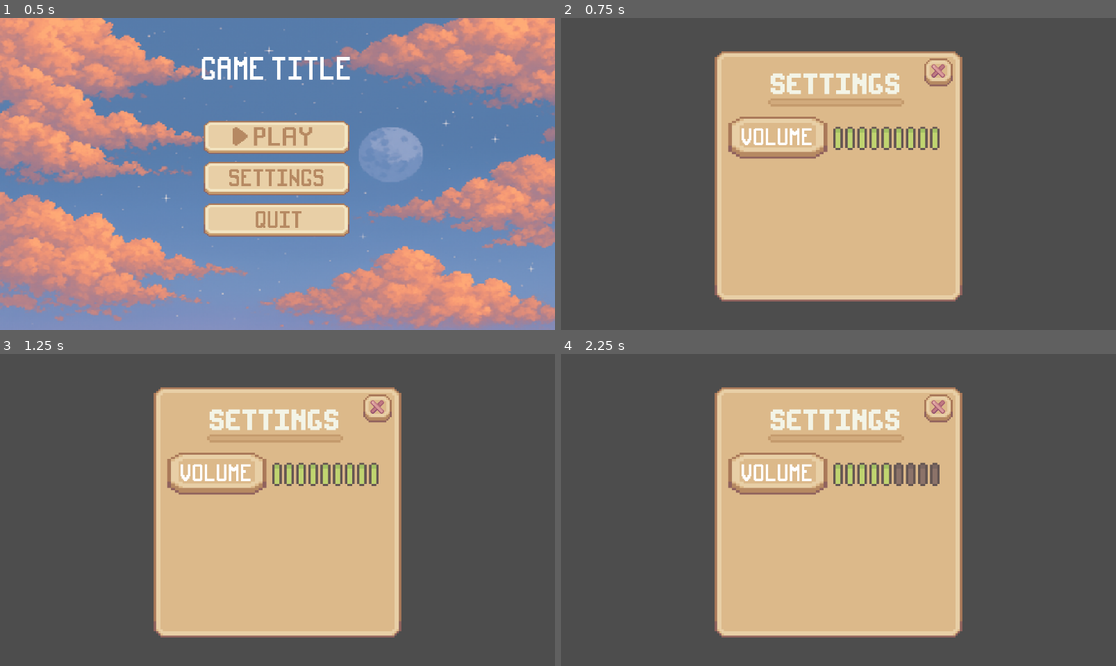
Above: before the commit, frames 1-4 (two rows, left to right).
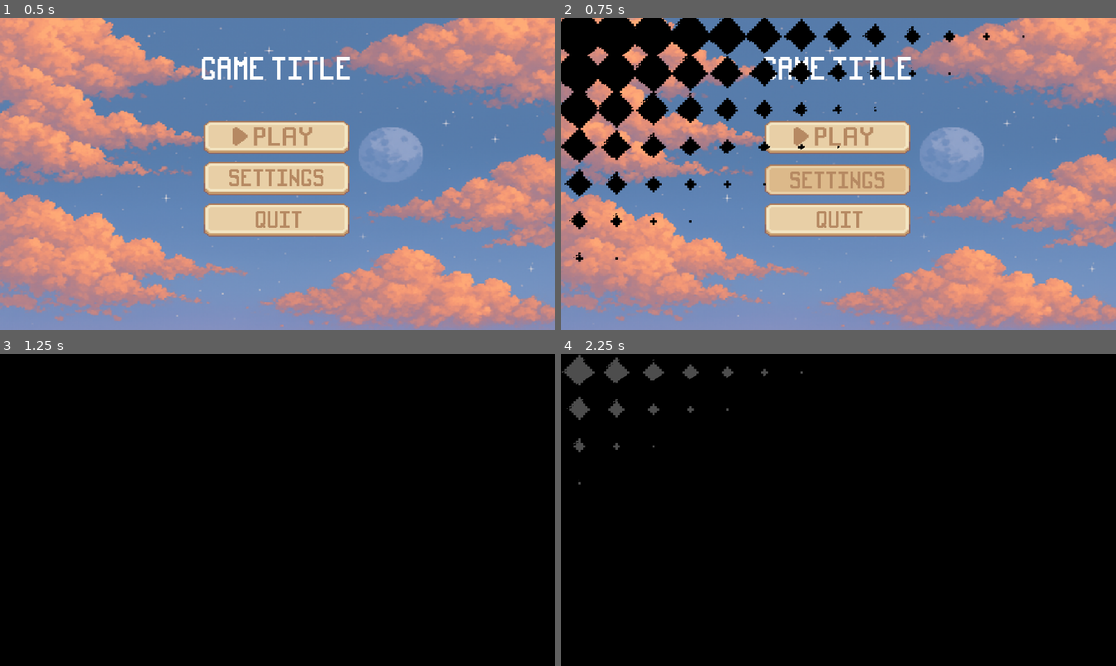
Above: after the commit, the same moments.

Repository: seahjiale/Austeria
Game: Godot game, scene res://Assets/Scenes/MainMenu/main_menu.tscn
The game is run twice, just before and just after one commit, with the same random seed, the same clock (stepped at 60 frames per second) and the same inputs. This scene is started directly instead of the project's main scene.
Inputs (mouse positions are in pixels of both pictures, inside the frame that each line leads up to):
- Up to frame 1 (0.5 s): no input
- Up to frame 2 (0.75 s): click "Settings" at 0.5 s
- Up to frame 3 (1.25 s): no input
- Up to frame 4 (2.25 s): click (838, 475) at 1.27 s; drag from (888, 472) to (894, 441) at 2.02 s

Frame 1 is identical in both runs. In frame 2, 98% of the frame differs, in the area x 0-100%, y 0-100%; in frame 3, 100%; in frame 4, 99%.

Commit message:
fixed transition scene layer

Diff:
--- a/Assets/Scenes/MainMenu/main_menu.tscn
+++ b/Assets/Scenes/MainMenu/main_menu.tscn
@@ -6,7 +6,6 @@
 [ext_resource type="Texture2D" uid="uid://clr5f1087u0s" path="res://Assets/Sprites/game_menu_sprites/SpriteSheets/UI Big Play Button.png" id="3_p1k0d"]
 [ext_resource type="Script" uid="uid://hw3mnnk28aom" path="res://Assets/Scripts/settings_button.gd" id="4_5bods"]
 [ext_resource type="Script" uid="uid://byj4m7u3m6tvr" path="res://Assets/Scripts/quit_button.gd" id="5_7v3ns"]
-[ext_resource type="Script" uid="uid://bo5nig1n2h5vq" path="res://Assets/Scripts/play_button.gd" id="5_p1k0d"]
 
 [sub_resource type="StyleBoxTexture" id="StyleBoxTexture_fadmi"]
 texture = ExtResource("1_yjd2g")
@@ -92,7 +91,6 @@
 texture_hover = SubResource("AtlasTexture_6qsvb")
 ignore_texture_size = true
 stretch_mode = 0
-script = ExtResource("5_p1k0d")
 
 [node name="SettingsButton" type="TextureButton" parent="VBoxContainer" unique_id=308587477]
 custom_minimum_size = Vector2(50, 50)
@@ -151,7 +149,9 @@
 horizontal_alignment = 1
 vertical_alignment = 1
 
+[connection signal="pressed" from="VBoxContainer/PlayButton" to="." method="_on_play_button_pressed"]
 [connection signal="mouse_entered" from="VBoxContainer/SettingsButton" to="VBoxContainer/SettingsButton" method="_on_mouse_entered"]
 [connection signal="mouse_exited" from="VBoxContainer/SettingsButton" to="VBoxContainer/SettingsButton" method="_on_mouse_exited"]
+[connection signal="pressed" from="VBoxContainer/SettingsButton" to="." method="_on_settings_button_pressed"]
 [connection signal="mouse_entered" from="VBoxContainer/QuitButton" to="VBoxContainer/QuitButton" method="_on_mouse_entered"]
 [connection signal="mouse_exited" from="VBoxContainer/QuitButton" to="VBoxContainer/QuitButton" method="_on_mouse_exited"]
--- /dev/null
+++ b/Assets/Scenes/transition_layer.tscn
@@ -0,0 +1,24 @@
+[gd_scene format=3 uid="uid://duaxdyb2gsork"]
+
+[ext_resource type="Script" uid="uid://cmx7byktvni6q" path="res://Assets/Scripts/transition_layer.gd" id="1_ym7il"]
+[ext_resource type="Shader" uid="uid://cido5paw0c73c" path="res://Assets/Shaders/diamond_transition.gdshader" id="2_5o6od"]
+
+[sub_resource type="ShaderMaterial" id="ShaderMaterial_uro0b"]
+shader = ExtResource("2_5o6od")
+shader_parameter/progress = 0.0
+shader_parameter/reverse = true
+shader_parameter/numberOfTiles = Vector2(15, 8.4375)
+shader_parameter/pixelsPrTile = Vector2(16, 16)
+
+[node name="TransitionLayer" type="CanvasLayer" unique_id=2140297587]
+script = ExtResource("1_ym7il")
+
+[node name="ColorRect" type="ColorRect" parent="." unique_id=1273104787]
+material = SubResource("ShaderMaterial_uro0b")
+anchors_preset = 15
+anchor_right = 1.0
+anchor_bottom = 1.0
+grow_horizontal = 2
+grow_vertical = 2
+mouse_filter = 2
+color = Color(0, 0, 0, 1)
--- a/Assets/Scripts/back_button.gd
+++ b/Assets/Scripts/back_button.gd
@@ -9,4 +9,4 @@
 	icon.position.y -= 5
 
 func _pressed():
-	get_tree().change_scene_to_file("res://Assets/Scenes/MainMenu/main_menu.tscn")
+	SceneTransition.transition_to("res://Assets/Scenes/MainMenu/main_menu.tscn")
--- a/Assets/Scripts/main_menu.gd
+++ b/Assets/Scripts/main_menu.gd
@@ -1 +1,11 @@
 extends Control
+
+
+
+# settings menu
+func _on_settings_button_pressed() -> void:
+	SceneTransition.transition_to("res://Assets/Scenes/MainMenu/settings_menu.tscn")
+
+# start the game
+func _on_play_button_pressed() -> void:
+	SceneTransition.transition_to("res://Assets/Scenes/Areas/area_1.tscn")
--- a/Assets/Scripts/settings_button.gd
+++ b/Assets/Scripts/settings_button.gd
@@ -7,6 +7,3 @@
 
 func _on_mouse_exited():
 	label.position.y -= 5
-
-func _pressed():
-	get_tree().change_scene_to_file("res://Assets/Scenes/MainMenu/settings_menu.tscn")
--- /dev/null
+++ b/Assets/Scripts/transition_layer.gd
@@ -0,0 +1,35 @@
+extends CanvasLayer
+
+@onready var color_rect: ColorRect = $ColorRect
+var target_scene: String = ""
+var duration: float = 0.8
+
+func _ready() -> void:
+	process_mode = Node.PROCESS_MODE_ALWAYS
+	color_rect.visible = false
+
+func transition_to(new_scene: String, trans_duration: float = 0.8) -> void:
+	target_scene = new_scene
+	duration = trans_duration
+	_animate_out()
+
+func _animate_out() -> void:
+	color_rect.visible = true
+	color_rect.material.set_shader_parameter("reverse", false)
+	var tween = create_tween()
+	tween.tween_method(
+		func(v): color_rect.material.set_shader_parameter("progress", v),
+		0.0, 1.0, duration)
+	tween.finished.connect(_on_out_finished)
+
+func _on_out_finished() -> void:
+	get_tree().change_scene_to_file(target_scene)
+	_animate_in()
+
+func _animate_in() -> void:
+	color_rect.material.set_shader_parameter("reverse", true)
+	var tween = create_tween()
+	tween.tween_method(
+		func(v): color_rect.material.set_shader_parameter("progress", v),
+		0.0, 1.0, duration
+	)
--- /dev/null
+++ b/Assets/Shaders/diamond_transition.gdshader
@@ -0,0 +1,22 @@
+shader_type canvas_item;
+
+uniform float progress : hint_range(0.0, 1.0);
+uniform bool reverse = true;
+uniform vec2 numberOfTiles = vec2(15, 8.4375);
+uniform vec2 pixelsPrTile = vec2(16, 16);
+
+void fragment() {
+    vec2 positionInSquare = UV * numberOfTiles;
+    vec2 pixelPosition = round(positionInSquare * pixelsPrTile);
+    vec2 frac = fract(pixelPosition / pixelsPrTile);
+    vec2 direction = abs(frac - 0.5);
+
+    if(direction.x + direction.y + UV.x + UV.y >= progress * 4.0){
+        if(!reverse){
+            discard;
+        }
+    }
+    else if(reverse){
+        discard;
+    }
+}
--- a/project.godot
+++ b/project.godot
@@ -14,6 +14,10 @@
 run/main_scene="uid://d26dgyra2krty"
 config/features=PackedStringArray("4.6", "Forward Plus")
 config/icon="res://icon.svg"
+
+[autoload]
+
+SceneTransition="*uid://duaxdyb2gsork"
 
 [input]
 
Not shown, added: Assets/Scripts/transition_layer.gd.uid
Not shown, added: Assets/Shaders/diamond_transition.gdshader.uid
